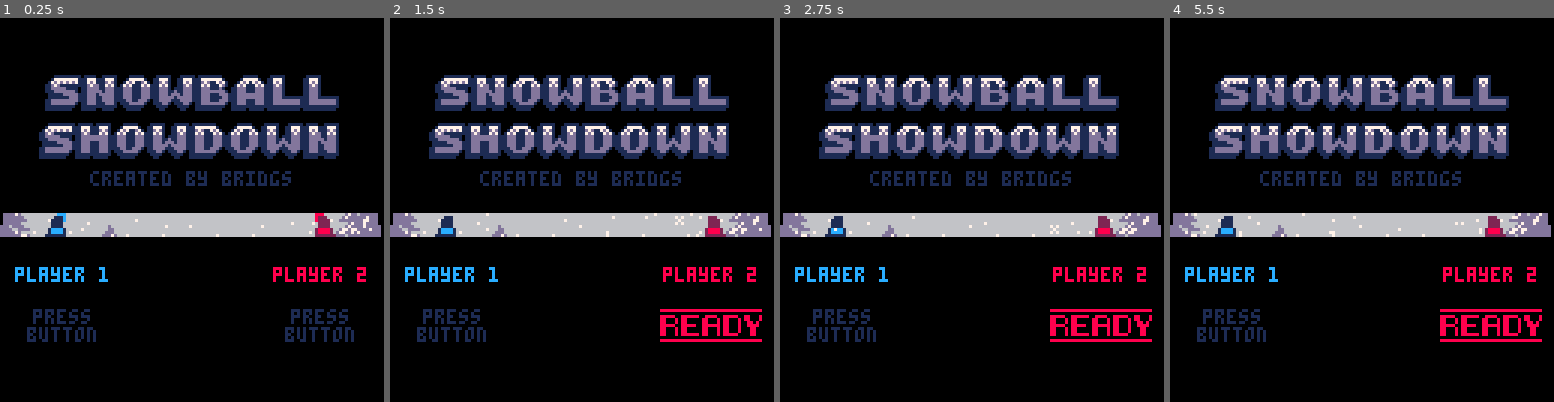
Above: before the commit, frames 1-4 (left to right).
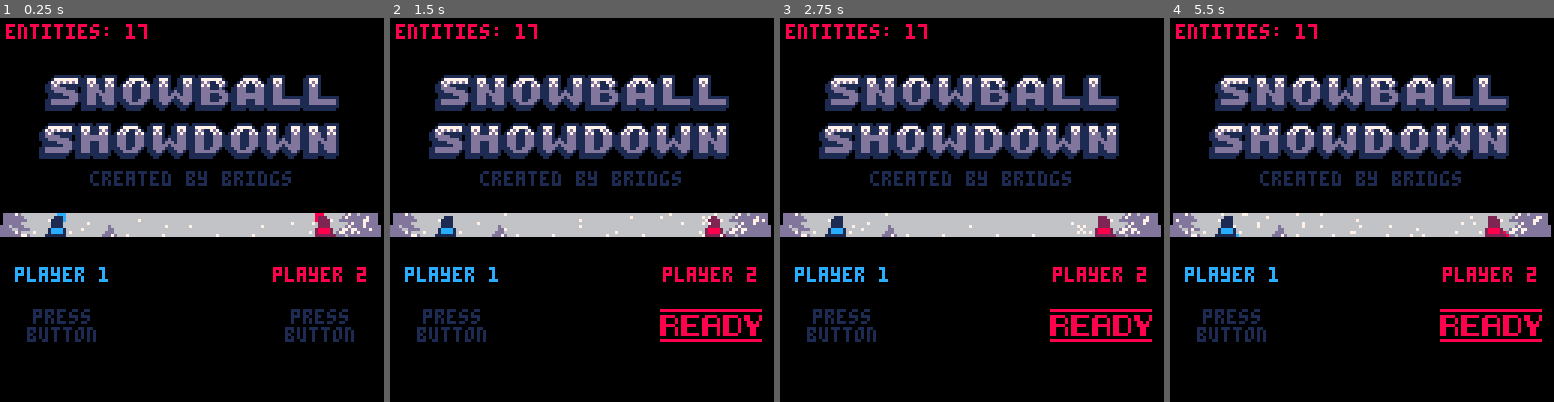
Above: after the commit, the same moments.

Repository: aylanonsense/snowball-showdown
Game: PICO-8 cartridge cart.p8
Same seed, same stepped clock (60 frames per second), same inputs: the game is played once before the commit and once after it.
Inputs:
- Up to frame 1 (0.25 s): no input
- Up to frame 2 (1.5 s): tap X (X key) at 0.33, 1.07 s; tap O (Z key) at 0.7 s
- Up to frame 3 (2.75 s): hold Right 1.6-2.1 s; tap O (Z key) at 1.7, 2.1, 2.5 s; tap X (X key) at 1.85 s; hold Up 2.15-2.42 s; hold Right from 2.47 s (still down)
- Up to frame 4 (5.5 s): tap O (Z key) every 0.4 s from 2.9 to 5.3 s; tap X (X key) at 2.97, 4.08, 5.2 s; release Right at 3.03 s; hold Left 3.08-3.58 s; hold Down 3.63-3.97 s; hold Right 4.02-4.68 s; hold Up 4.73-5.03 s; hold Left from 5.08 s (still down)

The runs differ from the first frame. In frame 1, 0.5% of the frame differs, in the area x 1-39%, y 1-54%; in frame 2, 0.7%; in frame 3, 0.6%; in frame 4, 0.8%, in the area x 1-97%, y 1-58%.

Commit message:
More predictable snowball speeds

Diff:
--- a/cart.p8
+++ b/cart.p8
@@ -13,7 +13,7 @@
   10: game_blinders
   11: score
   12: snowball_pane
-  13: wind_indicator
+  13: speed_indicator
   ...
   18: snow_poof (pane)
   19: start
@@ -43,7 +43,6 @@
   celebrate = { 17 },
   stop_celebrating = { { 18, 5 }, 1},
   aim = { { 8, 12 }, 9 },
-  throw_start = { { 10, 3 } },
   throw = { 14 },
   dodge = { { 11, 17 } },
   block = { 12 },
@@ -101,6 +100,7 @@
 local players
 local title
 local start
+local speed_indicator
 local title_blinders
 local entity_classes = {
   player = {
@@ -149,7 +149,7 @@
               local offset = ternary(incoming_snowball.has_updated_this_frame, 0, 1)
               local frames_alive = incoming_snowball.frames_alive + offset
               local frames_to_hit = incoming_snowball.frames_to_hit - offset
-              if frames_alive > 1 and frames_to_hit < 7 then
+              if frames_alive > 1 and frames_to_hit < 10 then
                 self.has_dodged = true
                 sfx(13, self.channel)
                 spawn_entity("dodge", self.x, self.y - 8, {
@@ -173,6 +173,7 @@
                 self.showoff_frames_left = 48
               end
               sfx(11, self.channel)
+              speed_indicator:fill()
               self:animate({ "show_snowball", { -1, self.showoff_frames_left - 9 }, "aim" }, function()
                 self.pane.is_visible = false
                 self.is_ready_to_throw = true
@@ -219,12 +220,9 @@
     end,
     throw_snowball = function(self)
       sfx(4 + self.player_num, self.channel)
-      self:animate("throw_start", function()
+      self:animate({ { 10, mid(1, 4 - flr(speed_indicator.speed_level / 4), 4) } }, function()
         -- snowball speed increases if the wind is in your favor
-        local speed = 4
-        if (wind_pressure > 0) == self.is_first_player then
-          speed += 14.5 * abs(wind_pressure) / 5
-        end
+        local speed = 88 / mid(1, 17 - speed_indicator.speed_level, 17)
         -- throw snowball
         self:animate("throw")
         self.snowball = spawn_entity("snowball", self.x + 11 * self.facing, self.y + 5, {
@@ -241,6 +239,7 @@
       spawn_entity("snow_poof", self.x, self.y, {
         num_snowflakes = 25
       })
+      speed_indicator:drain()
       local opponent = self.opponent
       if not self.has_taken_action or opponent.has_been_hit or opponent.has_dodged then
         end_round()
@@ -548,15 +547,47 @@
       draw_bubble_letters_with_shadow({ 3, 5, 6, 11 }, x, y, 13, 1)
     end
   },
-  wind_indicator = {
+  speed_indicator = {
     render_layer = 13,
     -- is_visible = false,
+    speed_level = 0,
+    animation = nil,
+    animation_frames = 0,
+    update = function(self)
+      if self.animation == "filling" and decrement_counter_prop(self, "animation_frames") then
+        self.speed_level = min(15, self.speed_level + 1)
+        if self.speed_level >= 15 then
+          self.animation = nil
+        else
+          self.animation_frames = 25
+        end
+      end
+      if self.animation == "draining" and decrement_counter_prop(self, "animation_frames") then
+        self.speed_level = max(0, self.speed_level - 1)
+        if self.speed_level == 0 then
+          self.animation = nil
+        else
+          self.animation_frames = 5
+        end
+      end
+    end,
     draw = function(self, x, y)
-      local wind_level = abs(wind_pressure) / 5
-      local w = ceil(19 * wind_level)
-      if w > 1 then
-        pal(11, players[ternary(wind_pressure < 0, 2, 1)].color)
-        sspr2(3 + (19 - w), 80, w, 5, x + ternary(wind_pressure < 0, 1 - w, 0), y, wind_pressure < 0)
+      pal(11, 7)
+      local i
+      for i = 1, flr(self.speed_level / 2) do
+        sspr2(1, 88, 5, 3, x - 2, y + 4 - 4 * i, false, true)
+      end
+    end,
+    fill = function(self)
+      if self.animation != "filling" then
+        self.animation = "filling"
+        self.animation_frames = 60
+      end
+    end,
+    drain = function(self)
+      if self.animation != "draining" then
+        self.animation = "draining"
+        self.animation_frames = 1
       end
     end
   },
@@ -740,7 +771,7 @@
   },
   snow_poof = {
     render_layer = 7,
-    frames_to_death = 0,
+    frames_to_death = 30,
     num_snowflakes = 10,
     init = function(self)
       self.snowflakes = {}
@@ -837,7 +868,7 @@
   spawn_entity("game_blinders")
   title_blinders = spawn_entity("title_blinders")
   -- wind indicator
-  spawn_entity("wind_indicator", 62, 26)
+  speed_indicator = spawn_entity("speed_indicator", 62, 26)
   -- debug, skip to start
   if skip_to_start or skip_to_throw then
     title.is_visible = false
@@ -879,30 +910,28 @@
   -- update the wind
   if wind_is_active then
     wind_active_frames = increment_counter(wind_active_frames)
-    if wind_active_frames > 100 then
-      wind_switch_frames = decrement_counter(wind_switch_frames)
-      local max_wind_pressure = mid(1, wind_active_frames / 100, 5)
-      if wind_switch_frames <= 0 then
-        wind_switch_frames = mid(0, 50 - flr(wind_active_frames / 10), 50) + rnd_int(40, 50)
-        local dir
-        if wind_target_pressure > 0 then
-          dir = -1
-        elseif wind_target_pressure < 0 then
-          dir = 1
-        else
-          dir = ternary(rnd() < 0.5, -1, 1)
-        end
-        wind_target_pressure = dir * max_wind_pressure * rnd_num(0.5, 1.0)
-        wind_updraft = rnd_num(-0.2, 1.0)
-      elseif wind_switch_frames % 5 == 0 then
-        wind_target_pressure += 2.0 * rnd() - 1.0
-        wind_updraft = rnd_num(-0.2, 1.0)
-      end
-      wind_target_pressure = mid(-max_wind_pressure, wind_target_pressure, max_wind_pressure)
-    end
   else
-    wind_target_pressure = 0
-  end
+    wind_active_frames = 0
+  end
+  wind_switch_frames = decrement_counter(wind_switch_frames)
+  local max_wind_pressure = mid(0.5, wind_active_frames / 100, 5)
+  if wind_switch_frames <= 0 then
+    wind_switch_frames = mid(0, 50 - flr(wind_active_frames / 10), 50) + rnd_int(40, 50)
+    local dir
+    if wind_target_pressure > 0 then
+      dir = -1
+    elseif wind_target_pressure < 0 then
+      dir = 1
+    else
+      dir = ternary(rnd() < 0.5, -1, 1)
+    end
+    wind_target_pressure = dir * max_wind_pressure * rnd_num(0.5, 1.0)
+    wind_updraft = rnd_num(-0.2, 1.0)
+  elseif wind_switch_frames % 5 == 0 then
+    wind_target_pressure += 2.0 * rnd() - 1.0
+    wind_updraft = rnd_num(-0.2, 1.0)
+  end
+  wind_target_pressure = mid(-max_wind_pressure, wind_target_pressure, max_wind_pressure)
   local wind_change = (wind_target_pressure - wind_pressure) / 7
   local wind_change_dir = ternary(wind_change < 0, -1, 1)
   wind_change = min(abs(wind_change), 0.3)
@@ -965,6 +994,7 @@
   -- cover up the rightmost column of pixels
   pal()
   line(127, 0, 127, 127, 0)
+  print("entities: " .. #entities, 2, 2, 8)
 end
 
 -- spawns an instance of the given class
